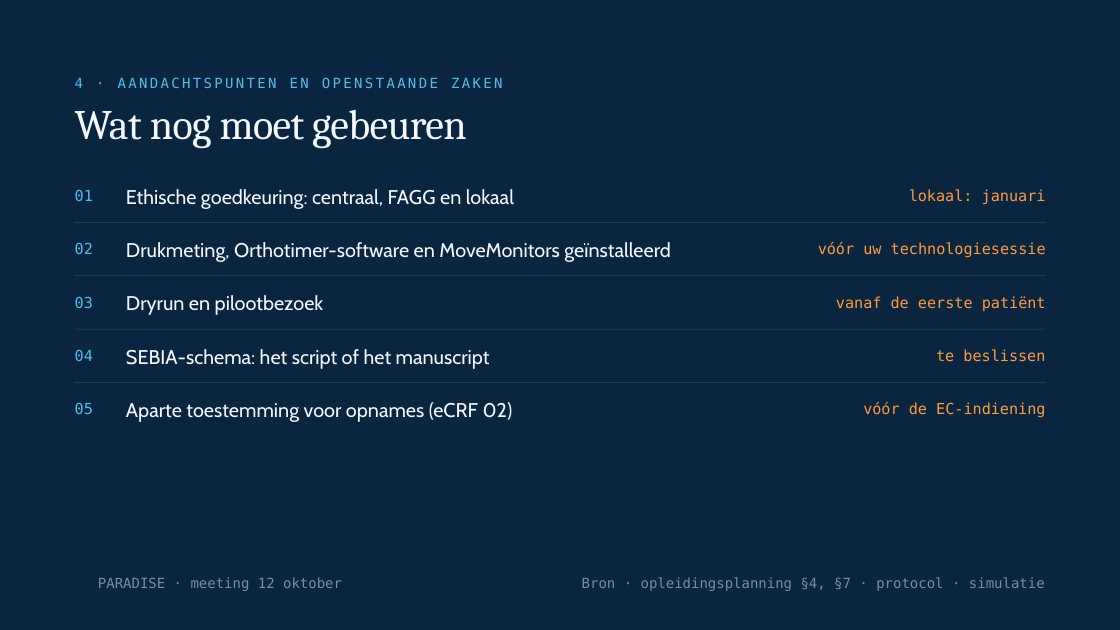
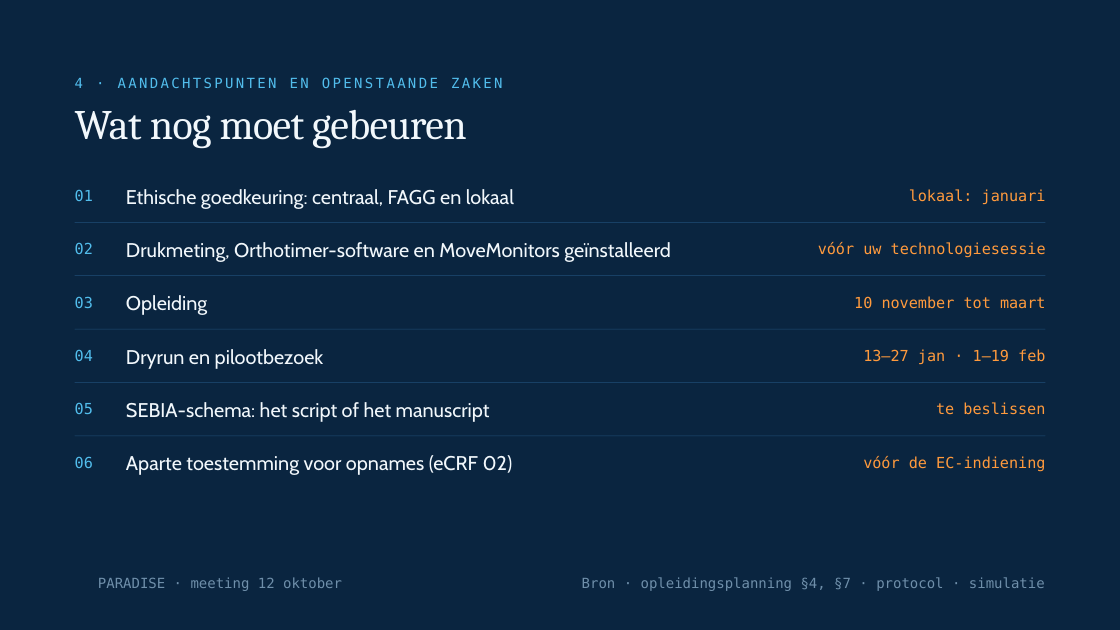
Before and after one commit to Dellfs/paradise-project, a slide deck: slide 17 of PARADISE_presentatie/webdecks/PARADISE_voetklinieken_12okt.pptx (slide 16 before the commit). Drawn at 1120x630 pixels with LibreOffice and Linux fonts; fonts in the diff are those of the drawing; background and template pictures are left out. Boxes give left, top, right and bottom in pixels: in the first picture for what was removed or moved away, otherwise in the second. Text is boxed around its words. In the diff, an @@ line names an element or a change of style, - is before the commit and + after.

```diff
--- a/PARADISE_presentatie/webdecks/PARADISE_voetklinieken_12okt.pptx
+++ b/PARADISE_presentatie/webdecks/PARADISE_voetklinieken_12okt.pptx
@@ text added at [126,295,207,315], 17 pt, text #F2F8FC @@
+Opleiding
@@ text at [854,296,1046,309]: text changed @@
-vanaf de eerste patiënt
+10 november tot maart
@@ text added at [863,349,1045,364], 13 pt, text #FF9A3D @@
+13–27 jan · 1–19 feb
@@ rectangle added at [75,436,1046,437], fill #21507A @@
@@ text added at [75,457,93,468], 13 pt, text #52BDEC @@
+06
@@ 5 texts: place and size @@
-5 texts at [126,295,1045,422]
+5 texts at [126,349,1045,475]
```
Also in this commit, not shown: 3 other slides changed, 1 slide added.
